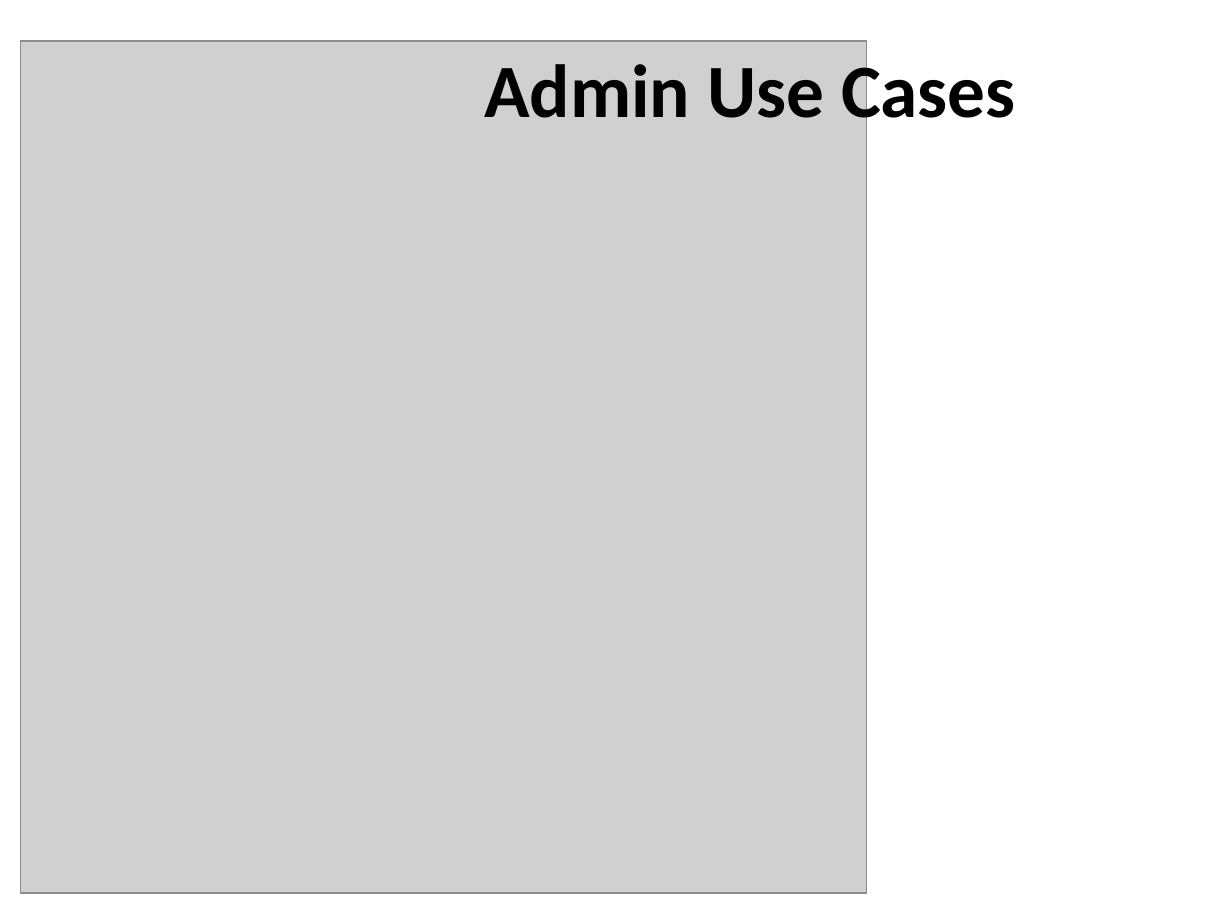
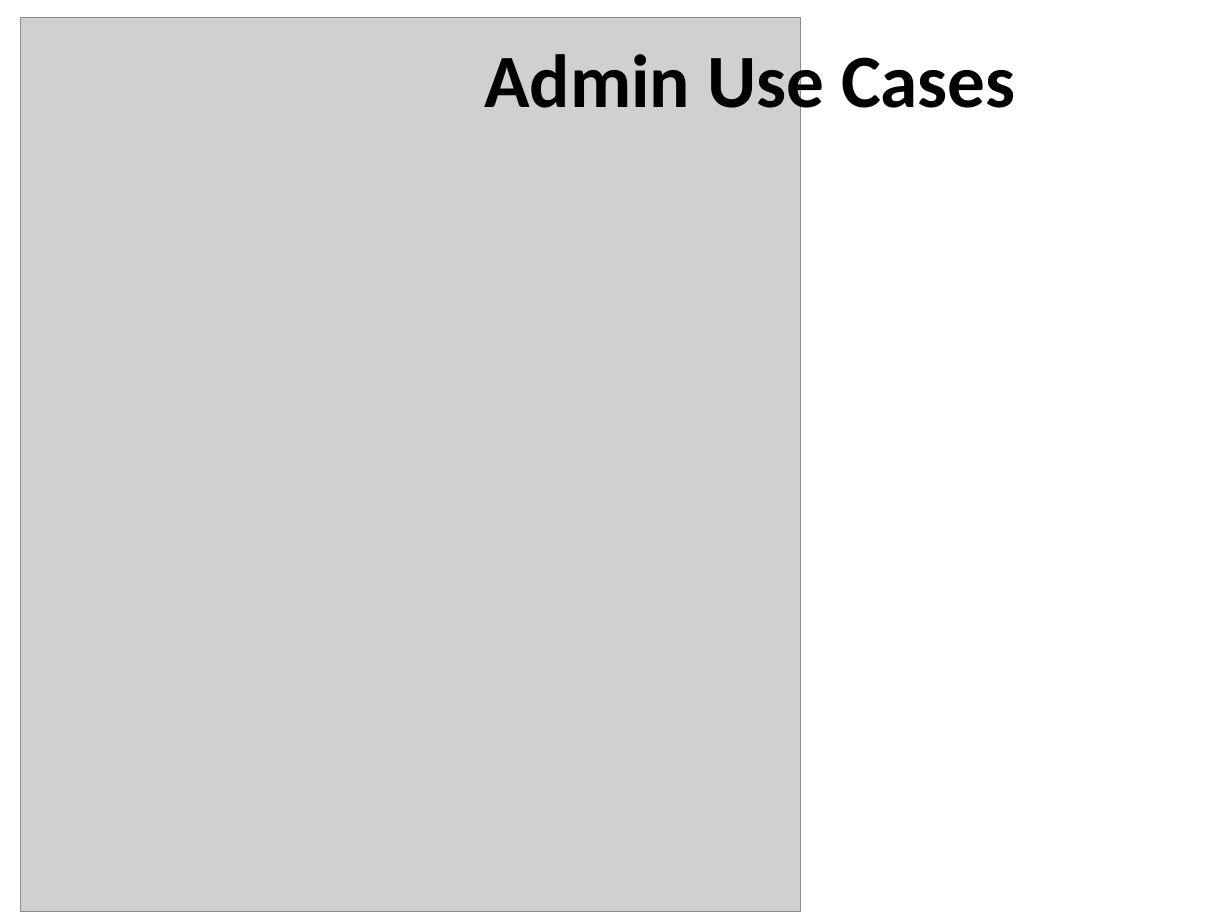
Before and after one commit to ehsantos11/MIST7590-Smithgall-Project, a slide deck: slide 13 of SGW Project Update (Final) 15Nov17.pptx. Drawn at 1232x924 pixels with LibreOffice and Linux fonts; fonts in the diff are those of the drawing; grey boxes stand for pictures; background and template pictures are left out. Boxes give left, top, right and bottom in pixels: in the first picture for what was removed or moved away, otherwise in the second. Text is boxed around its words. In the diff, an @@ line names an element or a change of style, - is before the commit and + after.

```diff
--- a/SGW Project Update (Final) 15Nov17.pptx
+++ b/SGW Project Update (Final) 15Nov17.pptx
@@ picture: place and size @@
-picture at box(21, 41, 867, 893)
+picture at box(21, 17, 801, 912)
@@ title "Admin Use Cases": place and size @@
-title "Admin Use Cases" at box(484, 55, 1016, 135)
+title "Admin Use Cases" at box(484, 44, 1016, 124)
```
Also in this commit, not shown: 3 other slides changed, 1 slide added, 3 slides removed.
